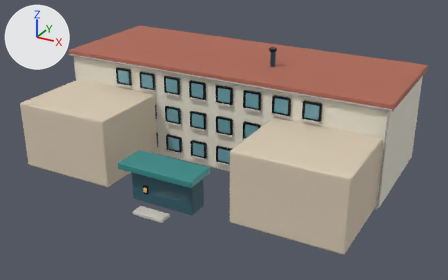
Two versions of the glTF model assets/models/realistic/EDU_SCHOOL_4x3_002.glb, one commit apart.
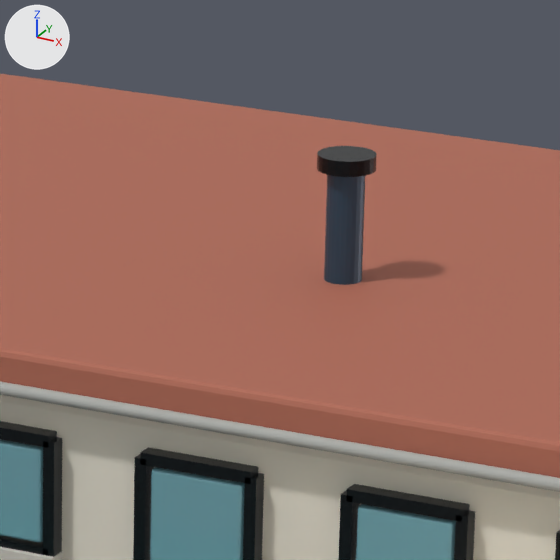
There are two pictures of each version: one whole from a 50 mm camera at (5.94, -10.82, 5.85) aimed at (0.15, -0.3, 0.59), one close up on the part from 50% to 68% of the width and 10% to 38% of the height. Lighting does not change. The marker at upper left points along +X, +Y and +Z. The older version's two pictures come first. Objects named as collision shapes, trigger or cutter boxes, shadow casters or lower levels of detail are left out. Where no turn or scale is listed for an object, it has been applied to the vertices. Vertices at exactly the same position are counted once.

The first close-up shows 'EDU_SCHOOL_4x3_002_Visual'.
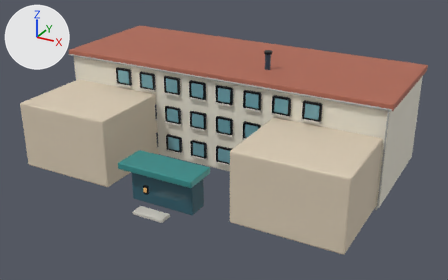
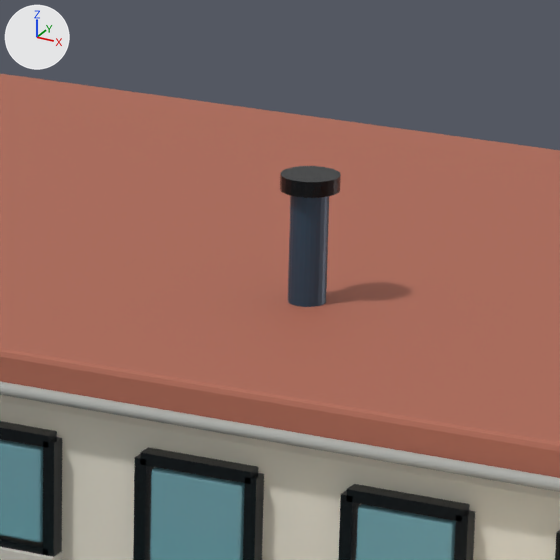
Pixel boxes (x1, y1, x2, y2) of what changed, in the close-ups (560 x 560 px; the box of a moved part takes in the faces that stretch with it):
part 1 of me_cube, moved or reshaped: before (317, 146, 377, 177); after (280, 166, 341, 198)
part 2 of me_cube, moved or reshaped: before (324, 175, 365, 285); after (288, 196, 329, 307)

Patch to the scene script:
```diff
--- a/assets/models/realistic/EDU_SCHOOL_4x3_002.glb.py
+++ b/assets/models/realistic/EDU_SCHOOL_4x3_002.glb.py
@@ me_cube @@
 me_cube.from_pydata(...)  # 5392 vertices, 9572 faces; spans x -3.66..3.66, y -3.68..2.08, z -0.99..1.49
 # used by ob_edu_school_4x3_002_visual; location = (0.0, 0.743, 0.99)
+# me_cube part 1: the loose piece of 48 vertices spanning x 0.79..0.96, y -0.37..-0.2, z 1.45..1.49 is moved by (0.0, -0.25, 0.0)
+# me_cube part 2: the loose piece of 48 vertices spanning x 0.82..0.93, y -0.34..-0.23, z 1.12..1.46 is moved by (0.0, -0.25, 0.0)
 me_cube.materials.append(mat_focus_real_paper)
```
